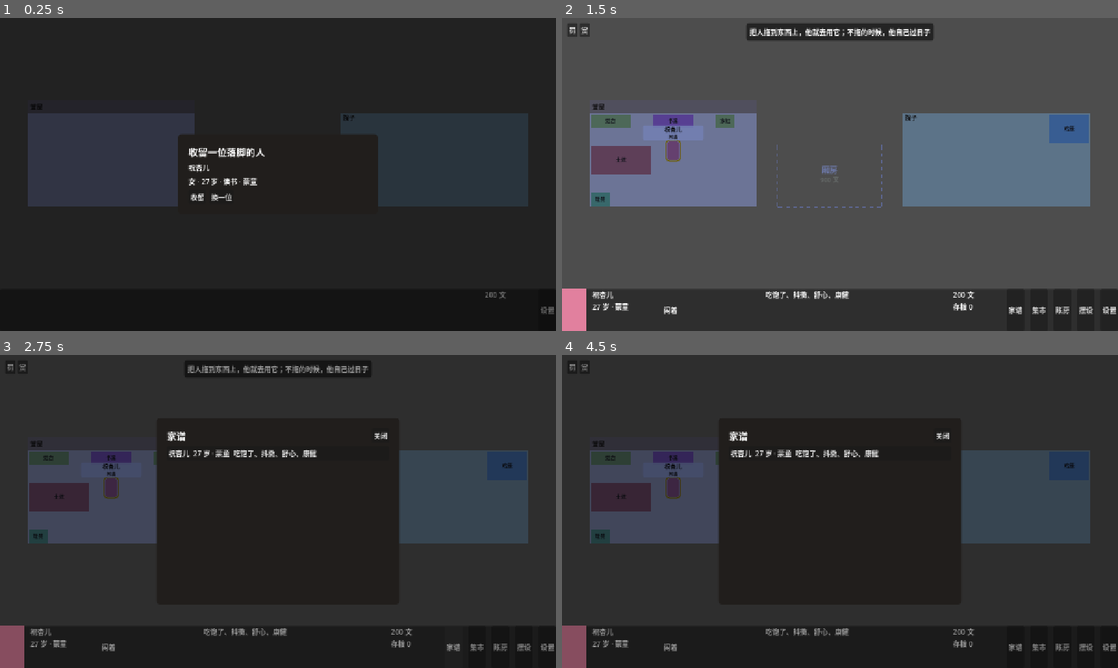
Above: before the commit, frames 1-4 (two rows, left to right).
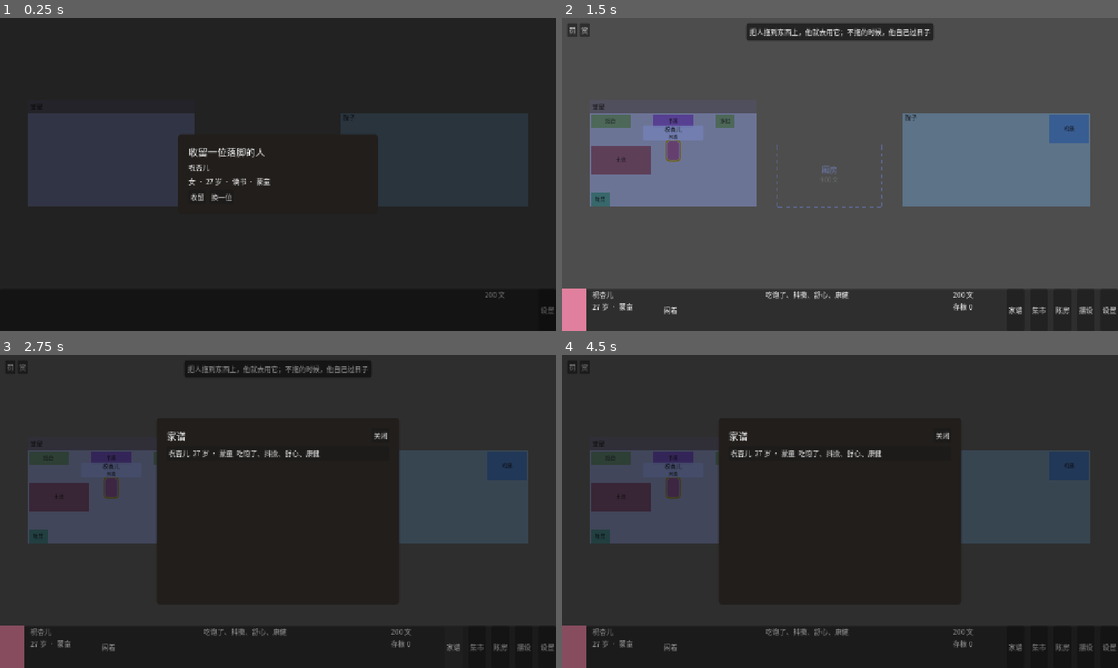
Above: after the commit, the same moments.

Repository: salt-byte/virtual-family
Game: Godot game, scene res://main.tscn
Two runs of this game, one before a commit and one after it. Both use one fixed random seed, a clock stepped at 60 frames per second and the inputs below.
Inputs:
- Up to frame 1 (0.25 s): no input
- Up to frame 2 (1.5 s): click "设置" at 0.5 s; click "收留" at 1.25 s
- Up to frame 3 (2.75 s): click "家谱" at 2 s
- Up to frame 4 (4.5 s): click "集市" at 2.75 s; click "账房" at 3.5 s; click "摆设" at 4.25 s

The runs differ from the first frame. In frame 1, 0.6% of the frame differs, in the area x 33-100%, y 30-94%; in frame 2, 1.2%, in the area x 1-100%, y 2-95%; in frame 3, 1.2%; in frame 4, 0.9%.

Commit message:
feat: bundle a subset of Noto Sans SC so the web build shows Chinese
Co-Authored-By: Claude Fable 5.2 <noreply@anthropic.com>

Diff:
--- a/game/project.godot
+++ b/game/project.godot
@@ -13,6 +13,10 @@
 window/stretch/mode="canvas_items"
 window/stretch/aspect="keep"
 
+[gui]
+
+theme/custom_font="res://assets/fonts/ui.otf"
+
 [lifesim]
 
 default_pack="qijia"
Not shown, added: game/assets/fonts/OFL.txt
Binary file added: game/assets/fonts/ui.otf
Not shown, added: game/assets/fonts/ui.otf.import
